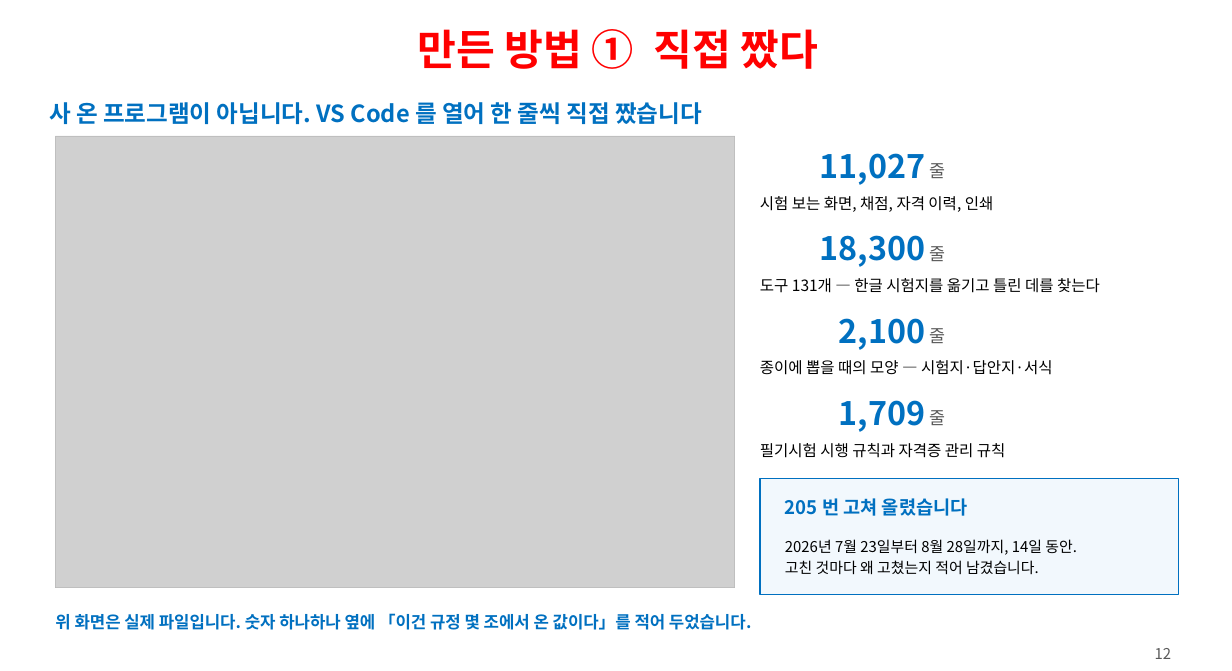
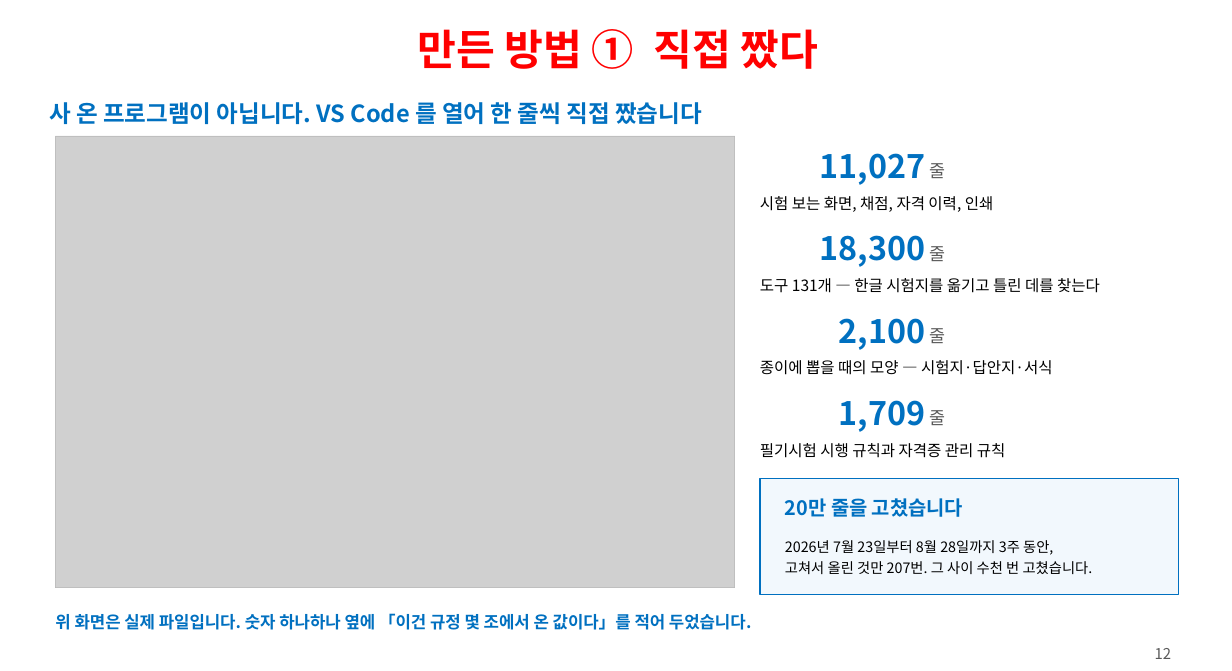
Before and after one commit to ys1277-sys/HIENDT-CBT, a slide deck: slide 12 of docs/발표자료-CBT-2026-08.pptx. Drawn at 1232x671 pixels with LibreOffice and Linux fonts; fonts in the diff are those of the drawing; grey boxes stand for pictures. Boxes give left, top, right and bottom in pixels: in the first picture for what was removed or moved away, otherwise in the second. Text is boxed around its words. In the diff, an @@ line names an element or a change of style, - is before the commit and + after.

```diff
--- a/docs/발표자료-CBT-2026-08.pptx
+++ b/docs/발표자료-CBT-2026-08.pptx
@@ text at [785,498,963,517]: text changed; size 15 to 16 pt @@
-205 번 고쳐 올렸습니다
+20만 줄을 고쳤습니다
@@ text at [785,540,1093,574]: text changed; size 12 to 11.5 pt @@
-2026년 7월 23일부터 8월 28일까지, 14일 동안.
-고친 것마다 왜 고쳤는지 적어 남겼습니다.
+2026년 7월 23일부터 8월 28일까지 3주 동안,
+고쳐서 올린 것만 207번. 그 사이 수천 번 고쳤습니다.
```
Also in this commit, not shown: 8 other slides changed, 2 slides added, 1 slide removed, 1 other file.
